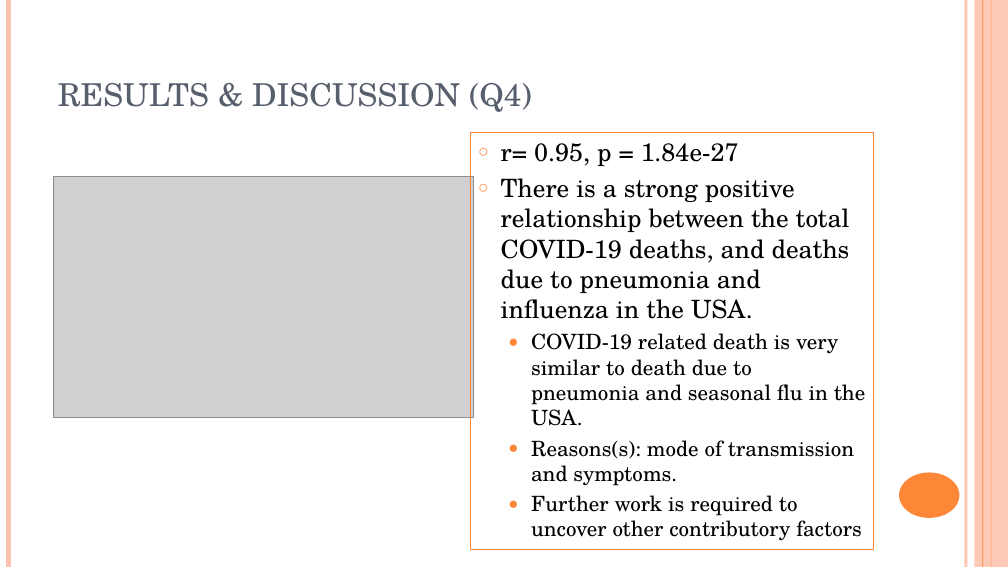
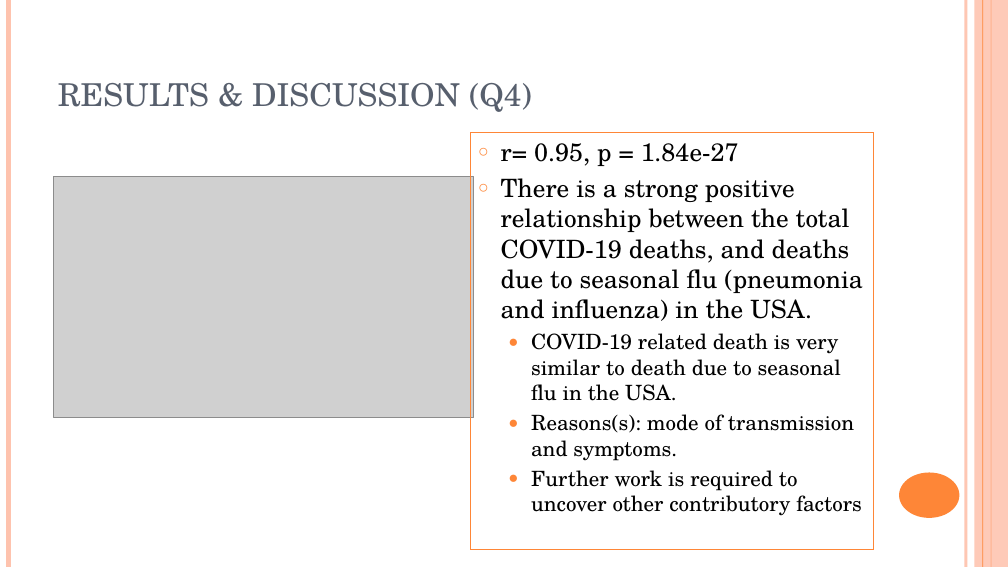
Before and after one commit to BunmiOlakanmi/Project, a slide deck: slide 12 of COVID-19 - analysis.ppt. Drawn at 1008x567 pixels with LibreOffice and Linux fonts; fonts in the diff are those of the drawing; grey boxes stand for pictures. Boxes give left, top, right and bottom in pixels: in the first picture for what was removed or moved away, otherwise in the second. Text is boxed around its words. In the diff, an @@ line names an element or a change of style, - is before the commit and + after.

```diff
--- a/COVID-19 - analysis.ppt
+++ b/COVID-19 - analysis.ppt
@@ text in rectangle at <box>501,178,863,401</box>: text changed @@
-○ There is a strong positive relationship between the total COVID-19 deaths, and deaths due to pneumonia and influenza in the USA.
-  ● COVID-19 related death is very similar to death due to pneumonia and seasonal flu in the USA.
+○ There is a strong positive relationship between the total COVID-19 deaths, and deaths due to seasonal flu (pneumonia and influenza) in the USA.
+  ● COVID-19 related death is very similar to death due to seasonal flu in the USA.
```
Also in this commit, not shown: 3 other slides changed.
